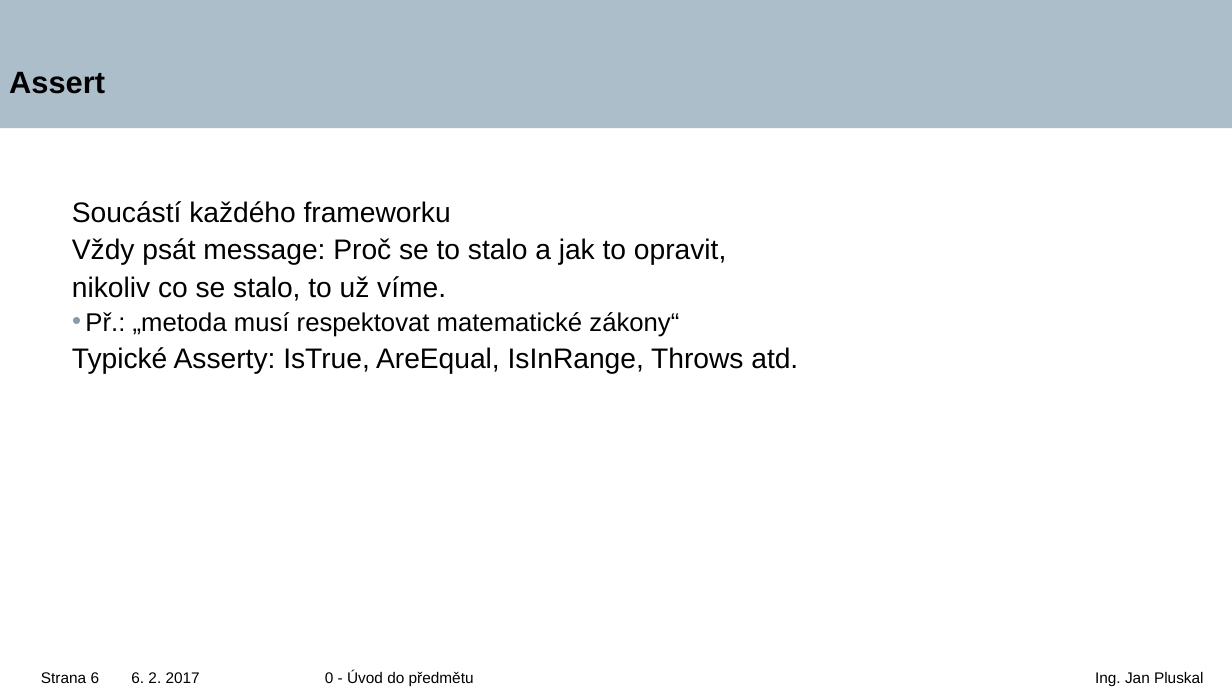
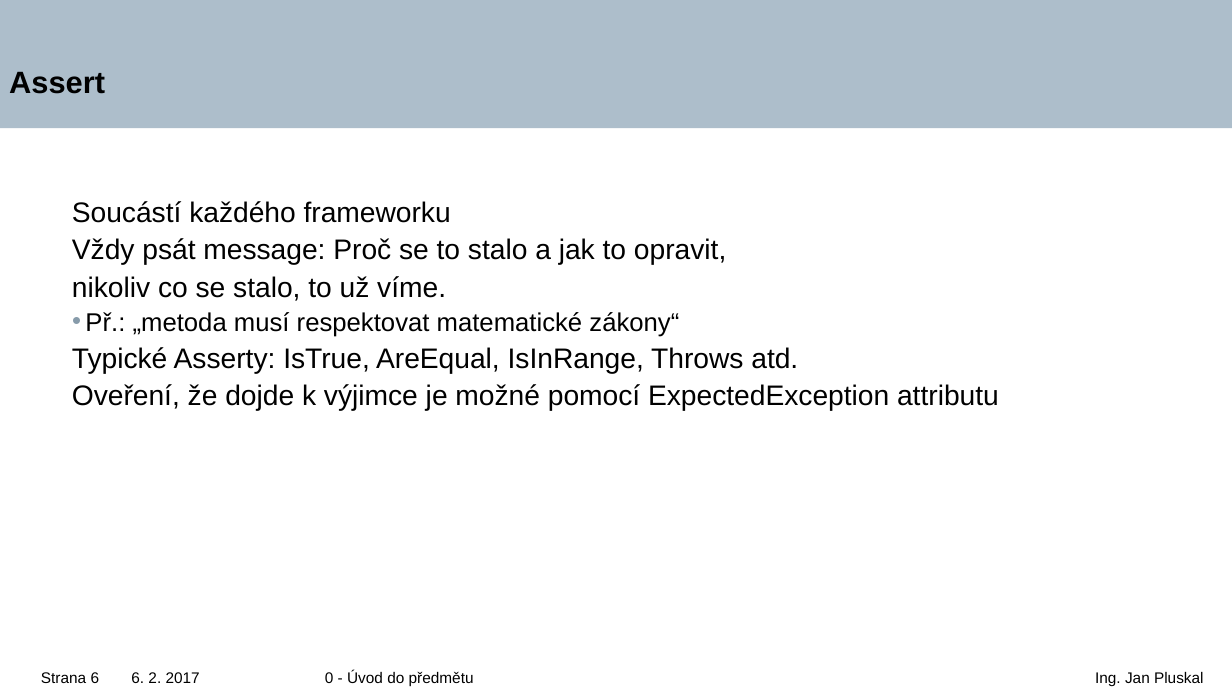
Before and after one commit to tajpo/fitiw5, a slide deck: slide 6 of Lectures/IW5_03_AutomatedTesting.pptx. Drawn at 1232x693 pixels with LibreOffice and Linux fonts; fonts in the diff are those of the drawing; background and template pictures are left out. Boxes give left, top, right and bottom in pixels: in the first picture for what was removed or moved away, otherwise in the second. Text is boxed around its words. In the diff, an @@ line names an element or a change of style, - is before the commit and + after.

```diff
--- a/Lectures/IW5_03_AutomatedTesting.pptx
+++ b/Lectures/IW5_03_AutomatedTesting.pptx
@@ text at (72,384,999,411): paragraph added @@
+Oveření, že dojde k výjimce je možné pomocí ExpectedException attributu
```
Also in this commit, not shown: 1 slide added.
